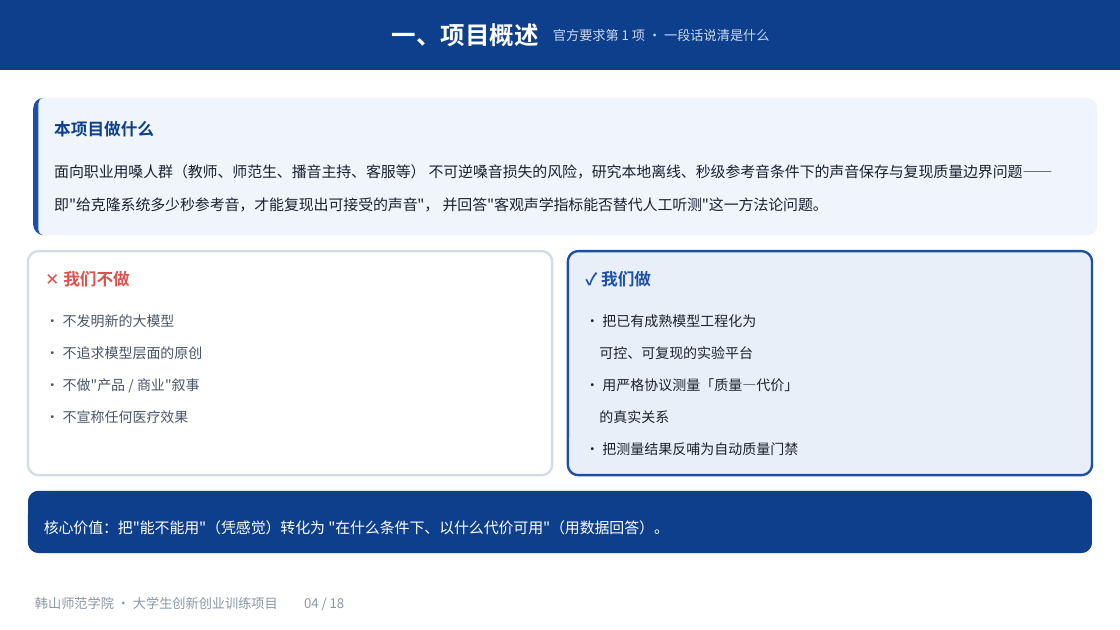
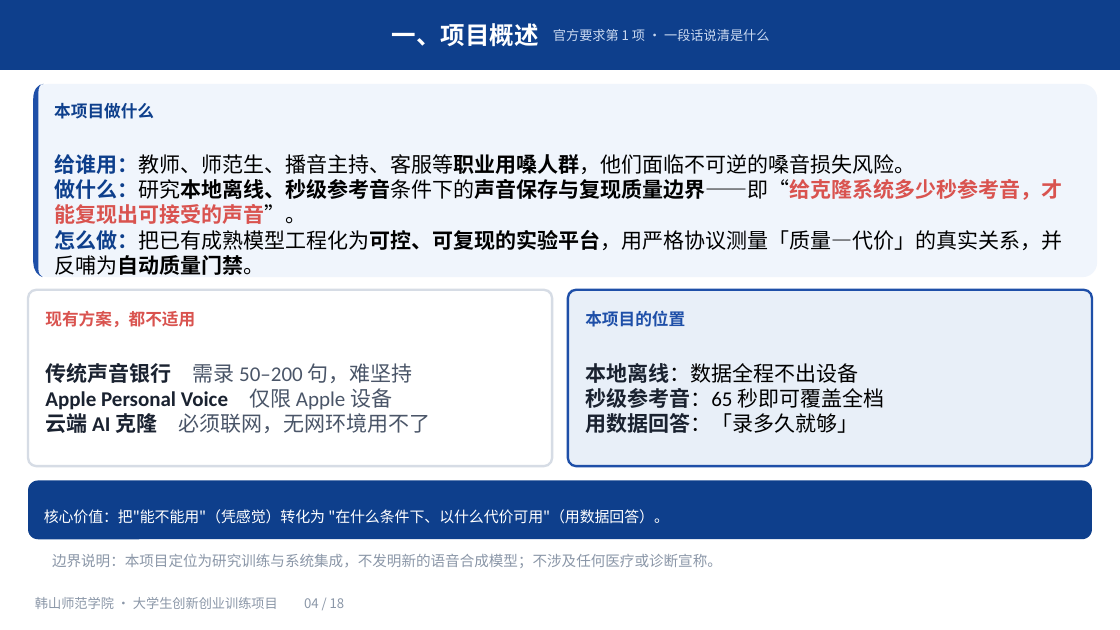
Before and after one commit to mouxu66/voice-morph, a slide deck: slide 4 of docs/大创申报-2026-10/大创申报PPT.pptx. Drawn at 1120x630 pixels with LibreOffice and Linux fonts; fonts in the diff are those of the drawing. Boxes give left, top, right and bottom in pixels: in the first picture for what was removed or moved away, otherwise in the second. Text is boxed around its words. In the diff, an @@ line names an element or a change of style, - is before the commit and + after.

```diff
--- a/docs/大创申报-2026-10/大创申报PPT.pptx
+++ b/docs/大创申报-2026-10/大创申报PPT.pptx
@@ rounded rectangle: place and size @@
-rounded rectangle at [34, 98, 1098, 236]
+rounded rectangle at [34, 84, 1098, 277]
@@ freeform shape: place and size @@
-freeform shape at [34, 98, 1098, 236]
+freeform shape at [34, 84, 1098, 277]
@@ text "本项目做什么": place and size @@
-text "本项目做什么" at [54, 121, 154, 137]
+text "本项目做什么" at [54, 103, 154, 119]
@@ text at [54, 154, 1062, 275]: text changed; size 12.8 to 18 pt; font Noto Sans CJK SC to Calibri; text colour #1A2230 to #000000 @@
-面向职业用嗓人群（教师、师范生、播音主持、客服等） 不可逆嗓音损失的风险，研究本地离线、秒级参考音条件下的声音保存与复现质量边界问题—— 即"给克隆系统多少秒参考音，才能复现出可接受的声音"， 并回答"客观声学指标能否替代人工听测"这一方法论问题。
+给谁用：教师、师范生、播音主持、客服等职业用嗓人群，他们面临不可逆的嗓音损失风险。
+做什么：研究本地离线、秒级参考音条件下的声音保存与复现质量边界——即“给克隆系统多少秒参考音，才能复现出可接受的声音”。
+怎么做：把已有成熟模型工程化为可控、可复现的实验平台，用严格协议测量「质量—代价」的真实关系，并反哺为自动质量门禁。
@@ rounded rectangle: place and size @@
-rounded rectangle at [28, 251, 552, 476]
+rounded rectangle at [28, 290, 552, 466]
@@ rounded rectangle: place and size @@
-rounded rectangle at [568, 251, 1092, 476]
+rounded rectangle at [568, 290, 1092, 466]
@@ text at [45, 311, 195, 327]: text changed @@
-✕ 我们不做
+现有方案，都不适用
@@ text at [585, 310, 685, 327]: text changed @@
-✓ 我们做
+本项目的位置
@@ text at [45, 363, 430, 433]: text changed; size 12 to 18 pt; font Noto Sans CJK SC to Calibri @@
-· 不发明新的大模型
-· 不追求模型层面的原创
-· 不做"产品 / 商业"叙事
-· 不宣称任何医疗效果
+传统声音银行 需录 50–200 句，难坚持
+Apple Personal Voice 仅限 Apple 设备
+云端 AI 克隆 必须联网，无网环境用不了
@@ text at [585, 363, 884, 433]: text changed; size 12 to 18 pt; font Noto Sans CJK SC to Calibri; text colour #1A2230 to #000000 @@
-· 把已有成熟模型工程化为
-可控、可复现的实验平台
-· 用严格协议测量「质量—代价」
-的真实关系
-· 把测量结果反哺为自动质量门禁
+本地离线：数据全程不出设备
+秒级参考音：65 秒即可覆盖全档
+用数据回答：「录多久就够」
@@ rounded rectangle: place and size @@
-rounded rectangle at [28, 491, 1092, 553]
+rounded rectangle at [28, 481, 1092, 539]
@@ text "核心价值：把"能不能用"（凭感觉）转化为 "在什么条件下、以什么代价可用"（用数据回答）。": place and size @@
-text "核心价值：把"能不能用"（凭感觉）转化为 "在什么条件下、以什么代价可用"（用数据回答）。" at [44, 520, 669, 535]
+text "核心价值：把"能不能用"（凭感觉）转化为 "在什么条件下、以什么代价可用"（用数据回答）。" at [44, 509, 669, 524]
@@ text added at [52, 554, 722, 568], 12.5 pt, text #8B97A8 @@
+边界说明：本项目定位为研究训练与系统集成，不发明新的语音合成模型；不涉及任何医疗或诊断宣称。
```
Also in this commit, not shown: 5 other slides changed, 1 other file.
